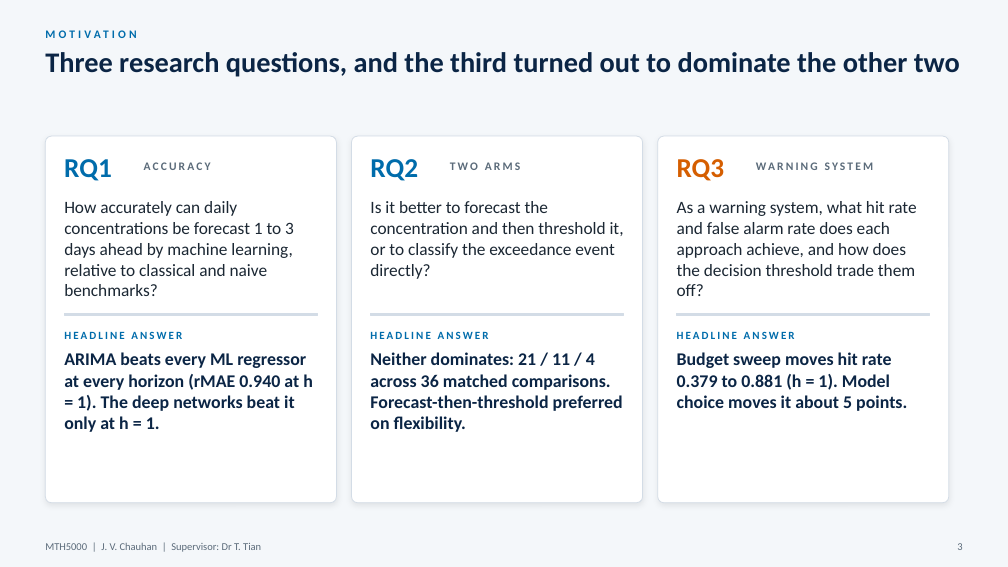
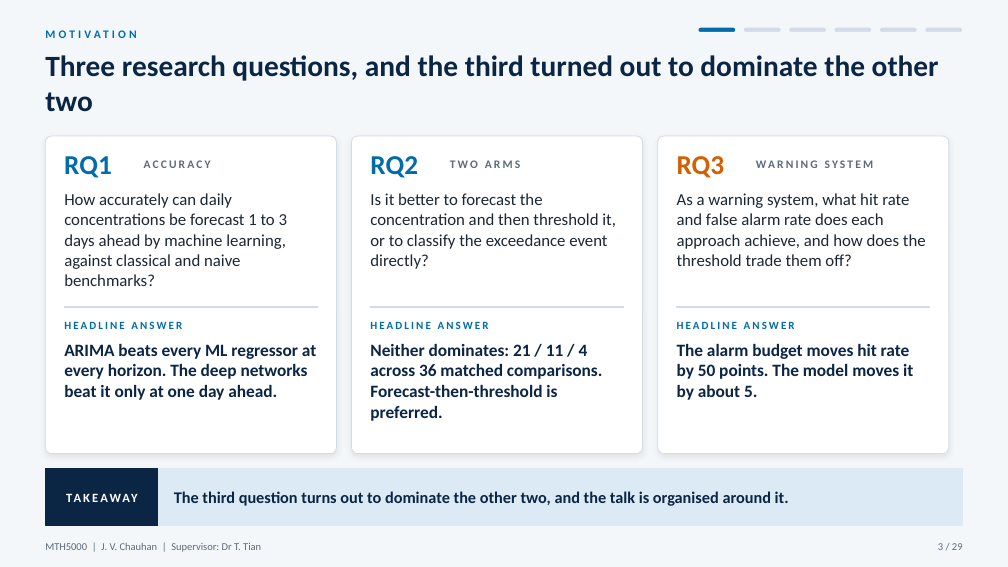
Before and after one commit to JC16092/mth5000-aqi-forecast, a slide deck: slide 3 of presentation_new/MTH5000_oral_presentation.pptx. Drawn at 1008x567 pixels with LibreOffice and Linux fonts; fonts in the diff are those of the drawing. Boxes give left, top, right and bottom in pixels: in the first picture for what was removed or moved away, otherwise in the second. Text is boxed around its words. In the diff, an @@ line names an element or a change of style, - is before the commit and + after.

```diff
--- a/presentation_new/MTH5000_oral_presentation.pptx
+++ b/presentation_new/MTH5000_oral_presentation.pptx
@@ rounded rectangle added at bbox=[698, 27, 736, 33], fill #006CAB, outline #F4F7FA 1 pt @@
@@ rounded rectangle added at bbox=[743, 27, 781, 33], fill #D3DCE6, outline #F4F7FA 1 pt @@
@@ rounded rectangle added at bbox=[789, 27, 827, 33], fill #D3DCE6, outline #F4F7FA 1 pt @@
@@ rounded rectangle added at bbox=[834, 27, 872, 33], fill #D3DCE6, outline #F4F7FA 1 pt @@
@@ rounded rectangle added at bbox=[879, 27, 917, 33], fill #D3DCE6, outline #F4F7FA 1 pt @@
@@ rounded rectangle added at bbox=[925, 27, 963, 33], fill #D3DCE6, outline #F4F7FA 1 pt @@
@@ text "Three research questions, and the ..." at bbox=[45, 55, 939, 112]: size 27 to 28 pt @@
@@ rounded rectangle: place and size @@
-rounded rectangle at bbox=[45, 136, 337, 503]
+rounded rectangle at bbox=[45, 136, 337, 454]
@@ rounded rectangle: place and size @@
-rounded rectangle at bbox=[352, 136, 643, 503]
+rounded rectangle at bbox=[352, 136, 643, 454]
@@ rounded rectangle: place and size @@
-rounded rectangle at bbox=[658, 136, 949, 503]
+rounded rectangle at bbox=[658, 136, 949, 454]
@@ text at bbox=[64, 193, 287, 286]: text changed; size 16.5 to 16 pt @@
-How accurately can daily concentrations be forecast 1 to 3 days ahead by machine learning, relative to classical and naive benchmarks?
+How accurately can daily concentrations be forecast 1 to 3 days ahead by machine learning, against classical and naive benchmarks?
@@ text "Is it better to forecast ...": place and size @@
-text "Is it better to forecast ..." at bbox=[370, 201, 624, 279]
+text "Is it better to forecast ..." at bbox=[370, 193, 616, 269]
@@ text "Is it better to forecast ..." at bbox=[370, 193, 616, 269]: size 16.5 to 16 pt @@
@@ text at bbox=[677, 193, 926, 266]: text changed; size 16.5 to 16 pt @@
-As a warning system, what hit rate and false alarm rate does each approach achieve, and how does the decision threshold trade them off?
+As a warning system, what hit rate and false alarm rate does each approach achieve, and how does the threshold trade them off?
@@ 3 texts, 3 rectangles: place and size @@
-3 texts, 3 rectangles at bbox=[64, 314, 930, 339]
+3 texts, 3 rectangles at bbox=[64, 306, 930, 329]
@@ text at bbox=[64, 344, 316, 400]: text changed; size 17 to 16.5 pt @@
-ARIMA beats every ML regressor at every horizon (rMAE 0.940 at h = 1). The deep networks beat it only at h = 1.
+ARIMA beats every ML regressor at every horizon. The deep networks beat it only at one day ahead.
@@ text at bbox=[370, 344, 603, 421]: text changed; size 17 to 16.5 pt @@
-Neither dominates: 21 / 11 / 4 across 36 matched comparisons. Forecast-then-threshold preferred on flexibility.
+Neither dominates: 21 / 11 / 4 across 36 matched comparisons. Forecast-then-threshold is preferred.
@@ text at bbox=[677, 344, 913, 400]: text changed; size 17 to 16.5 pt @@
-Budget sweep moves hit rate 0.379 to 0.881 (h = 1). Model choice moves it about 5 points.
+The alarm budget moves hit rate by 50 points. The model moves it by about 5.
@@ rectangle added at bbox=[45, 469, 159, 526], fill #0B2545, outline #0B2545 1 pt @@
@@ text added at bbox=[45, 469, 159, 526], 12 pt, text #FFFFFF, bold @@
+TAKEAWAY
@@ rectangle added at bbox=[159, 469, 963, 526], fill #DCEAF5, outline #DCEAF5 1 pt @@
@@ text added at bbox=[174, 491, 789, 506], 15.5 pt, text #0B2545, bold @@
+The third question turns out to dominate the other two, and the talk is organised around it.
@@ text at bbox=[938, 543, 963, 550]: text changed @@
-3
+3 / 29
```
Also in this commit, not shown: 31 other slides changed, 6 slides added, 1 slide removed, 6 other files.
